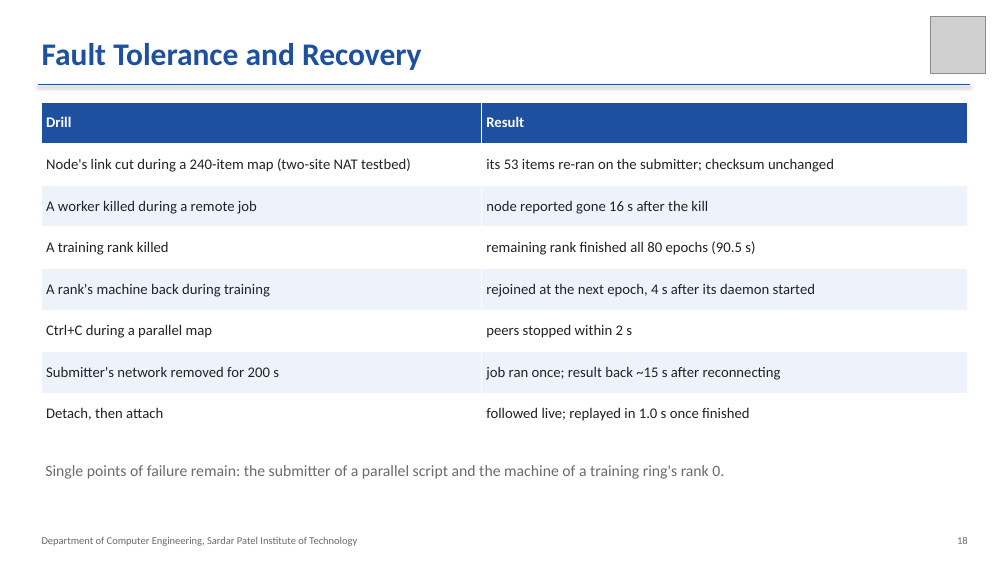
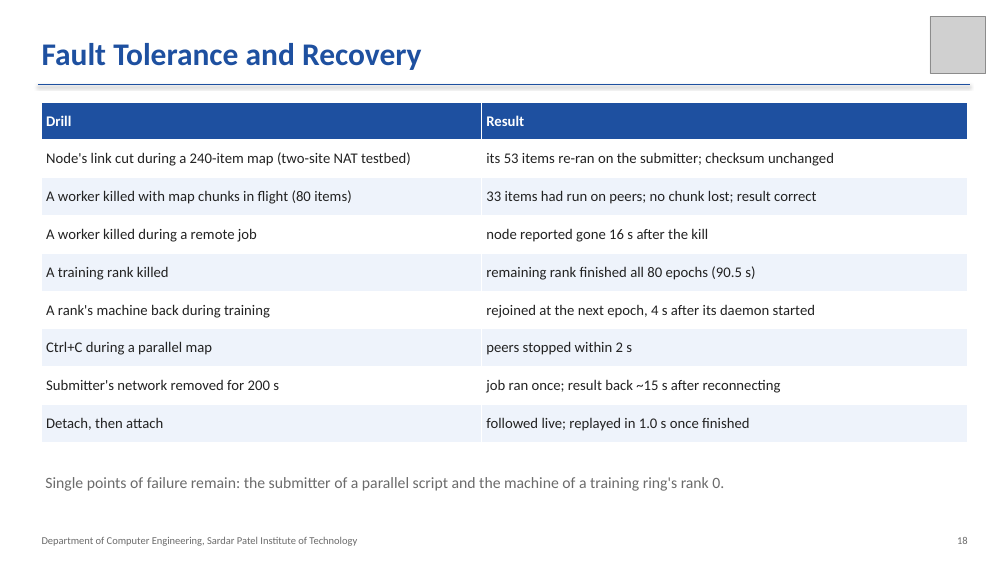
Before and after one commit to vinayakyadav2709/Pipedpeer, a slide deck: slide 18 of docs/presentation/PipedPeer-ESE.pptx. Drawn at 1008x567 pixels with LibreOffice and Linux fonts; fonts in the diff are those of the drawing; grey boxes stand for pictures. Boxes give left, top, right and bottom in pixels: in the first picture for what was removed or moved away, otherwise in the second. Text is boxed around its words. In the diff, an @@ line names an element or a change of style, - is before the commit and + after.

```diff
--- a/docs/presentation/PipedPeer-ESE.pptx
+++ b/docs/presentation/PipedPeer-ESE.pptx
@@ table at <box>42,102,968,442</box> @@
+row 3: A worker killed with map chunks in flight (80 items) | 33 items had run on peers; no chunk lost; result correct
@@ text "Single points of failure remain: ...": place and size @@
-text "Single points of failure remain: ..." at <box>45,465,724,479</box>
+text "Single points of failure remain: ..." at <box>45,477,724,491</box>
```
Also in this commit, not shown: 1 other slide changed, 12 other files.
